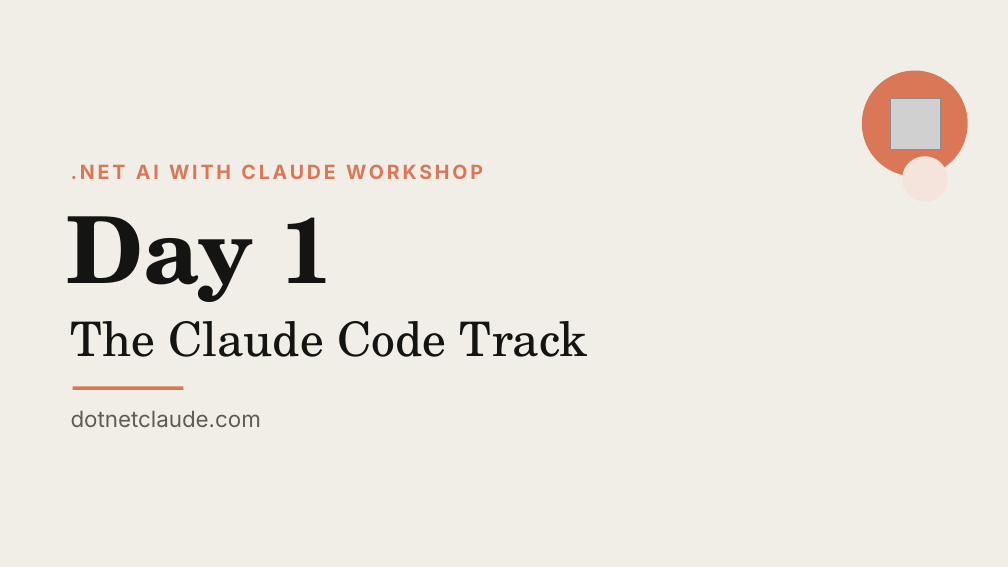
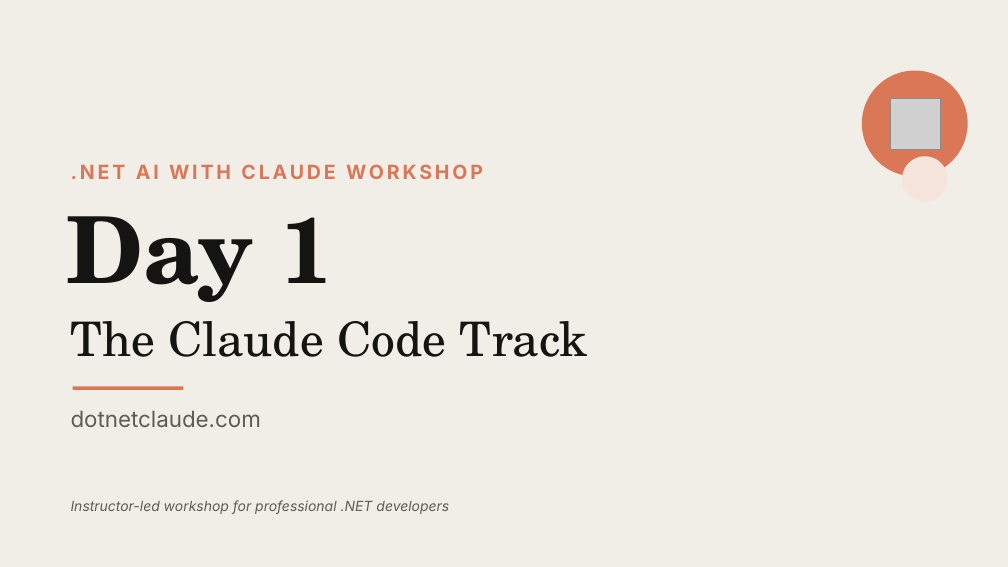
Before and after one commit to cwoodruff/dotnet-claude-workshop-content, a slide deck: slide 1 of decks/Day 1/Day1-Claude-Code-Track.pptx. Drawn at 1008x567 pixels with LibreOffice and Linux fonts; fonts in the diff are those of the drawing; grey boxes stand for pictures. Boxes give left, top, right and bottom in pixels: in the first picture for what was removed or moved away, otherwise in the second. Text is boxed around its words. In the diff, an @@ line names an element or a change of style, - is before the commit and + after.

```diff
--- a/decks/Day 1/Day1-Claude-Code-Track.pptx
+++ b/decks/Day 1/Day1-Claude-Code-Track.pptx
@@ text added at (71, 500, 449, 514), 10 pt, text #615C52, italic @@
+Instructor-led workshop for professional .NET developers
```
Also in this commit, not shown: 3 other slides changed, 1 other file.
